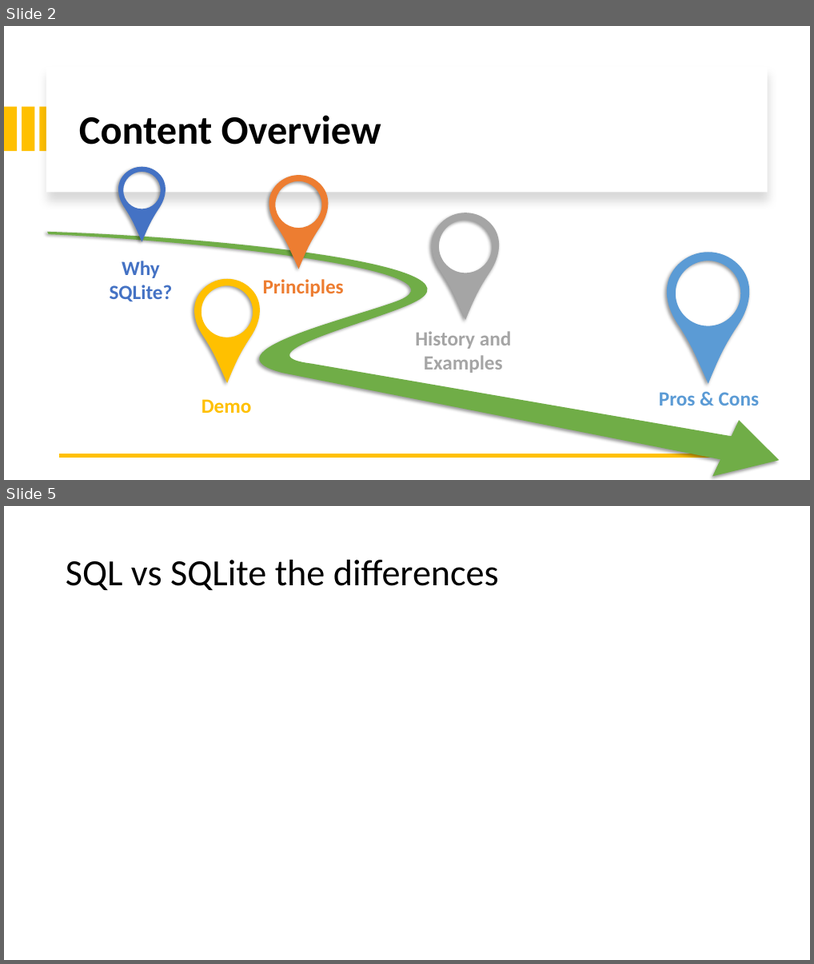
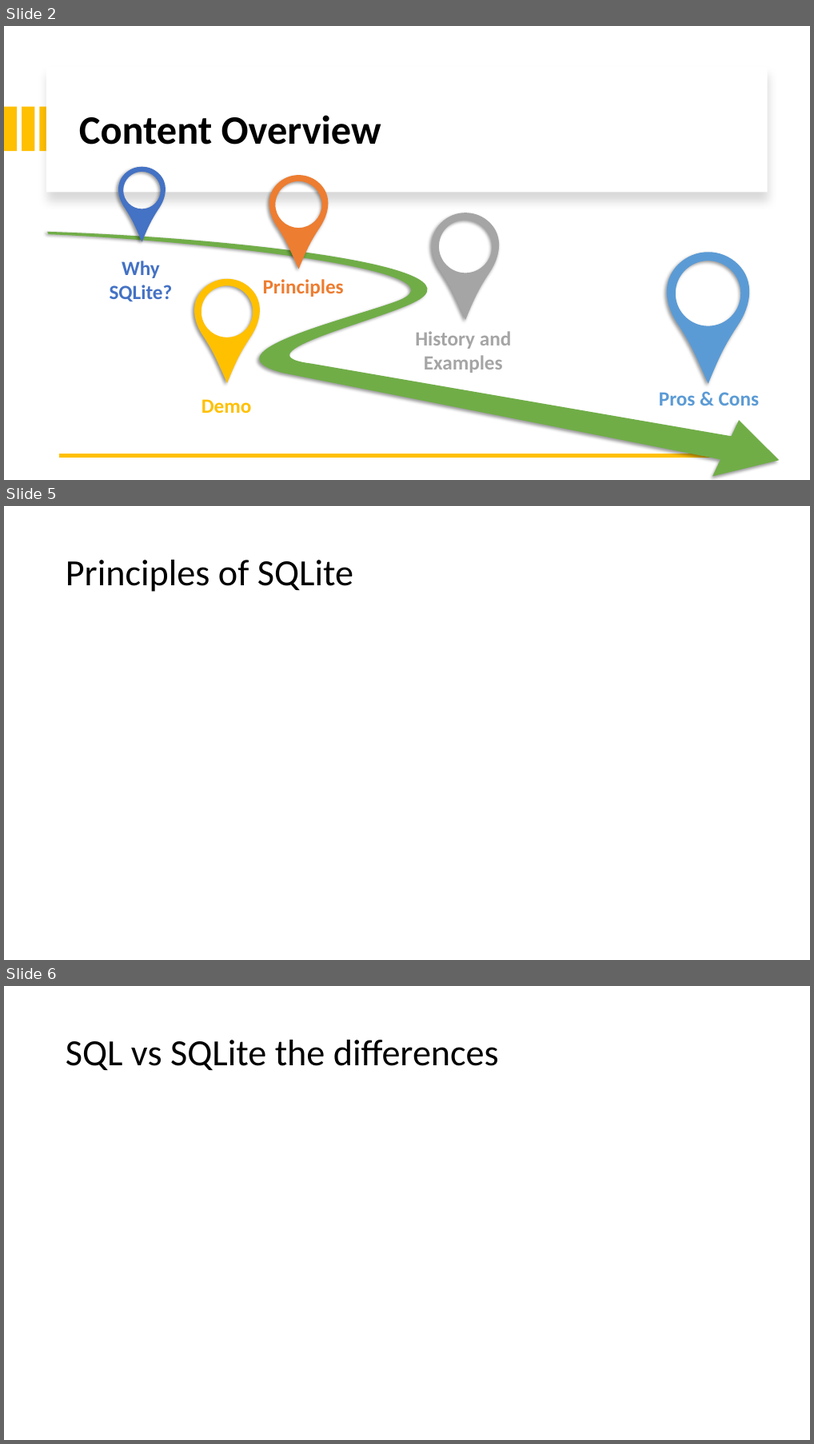
Before and after one commit to AntonioPirani/SQLiteProject, a slide deck: Presentation.pptx. Shown one above the other, each under a label of ours: slides 2 and 5 before the commit, slides 2, 5 and 6 after it; the slides between them are not shown. The pictures are 814x964 and 814x1444 pixels, drawn with LibreOffice and Linux fonts; fonts in the diff are those of the drawing. Boxes give left, top, right and bottom in pixels: in the first picture for what was removed or moved away, otherwise in the second. Text is boxed around its words. In the diff, an @@ line names an element or a change of style, - is before the commit and + after.

```diff
--- a/Presentation.pptx
+++ b/Presentation.pptx
@@ slide 5 added at (4,506,810,960), background #FFFFFF @@
@@ title added at (66,560,354,592), 44 pt, text #000000 @@
+Principles of SQLite
@@ what was slide 5 is now slide 6 @@
```
Also in this commit, not shown: 2 slides changed.
